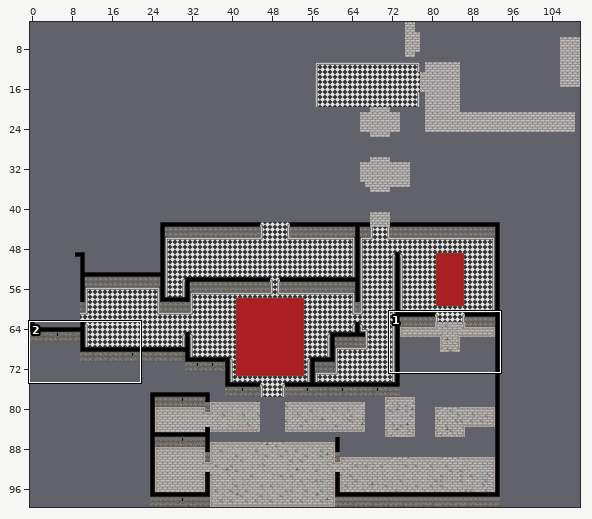
Tiled map -- Assets/tileFiles/yucilious.tmx. Above, an overview of the earlier version with the close-up marked.
Close-up. Before:
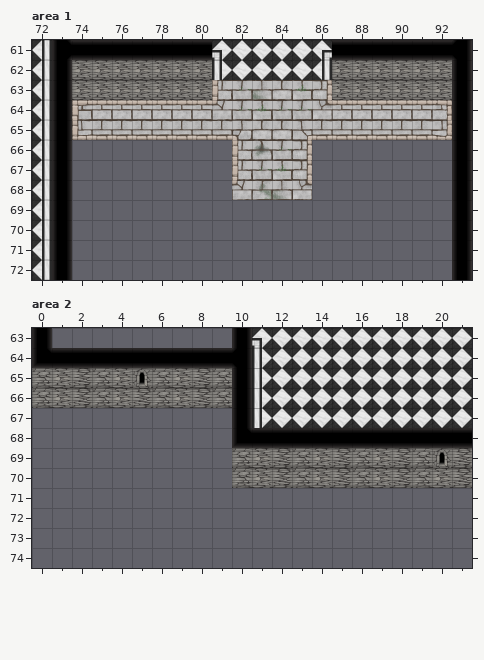
Cells are 64x64 px. Shown: area 1 x 72..93, y 61..72; area 2 x 0..21, y 63..74. The commit also changed other parts of the map, which this record leaves out.
After the commit:
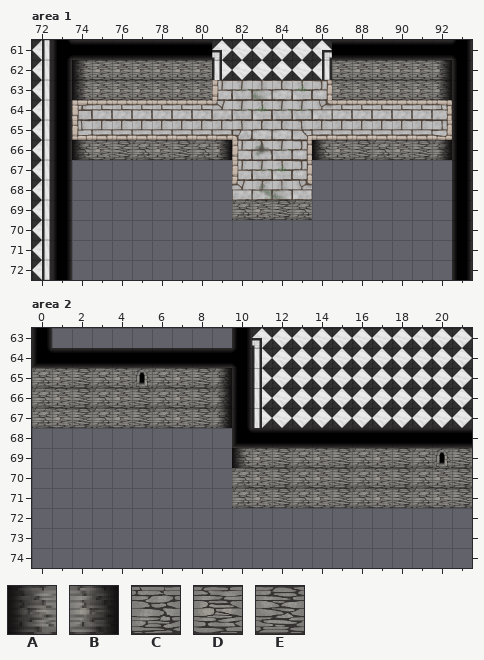
Key: from "shadingTiles": A 2, B 3; from "yucilliousEstateTiles": C 18, D 19, E 20.
_ is an empty cell.
Tiles of an added or newly shown layer are drawn over the layers below it.
See-through tiles are keyed as they look on the map.
From old to new:
Changed rows in their new state; . is an unchanged cell.
Layer "Tile Layer 1", area 1:
first column x 74:
66 CDECDECD....CDECDEC
69 ........CDEC.......
Layer "ShadingWalls" (added), area 1:
first column x 74:
62 A.................B
Layer "Shading" (added), area 1:
first column x 74:
63 A.................B
66 A......B....A.....B
Layer "Tile Layer 1", area 2:
first column x 0:
67 CDECDECDEC
first column x 10:
71 CDECDECDECDE
Layer "ShadingWalls" (added), area 2:
first column x 9:
65 B
first column x 10:
69 A
Layer "Shading" (added), area 2:
first column x 9:
66 B
67 B
Changed places in both close-ups, as pixel boxes (x1, y1, x2, y2):
added: (72, 60, 86, 100)
added: (438, 60, 452, 100)
added: (72, 140, 232, 160)
added: (312, 140, 452, 160)
added: (232, 200, 312, 220)
added: (32, 368, 232, 428)
added: (232, 448, 246, 468)
added: (232, 488, 472, 508)
